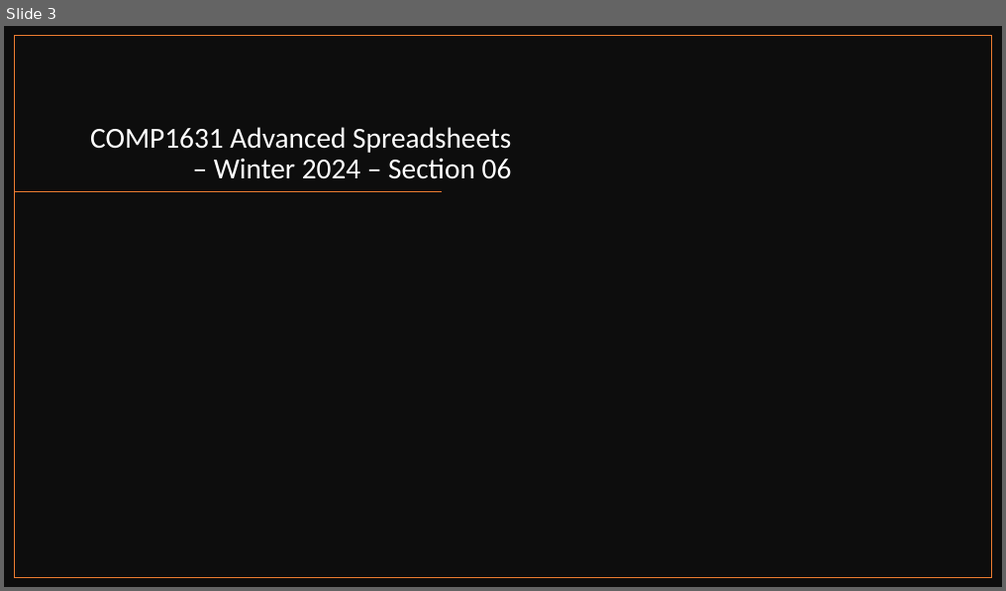
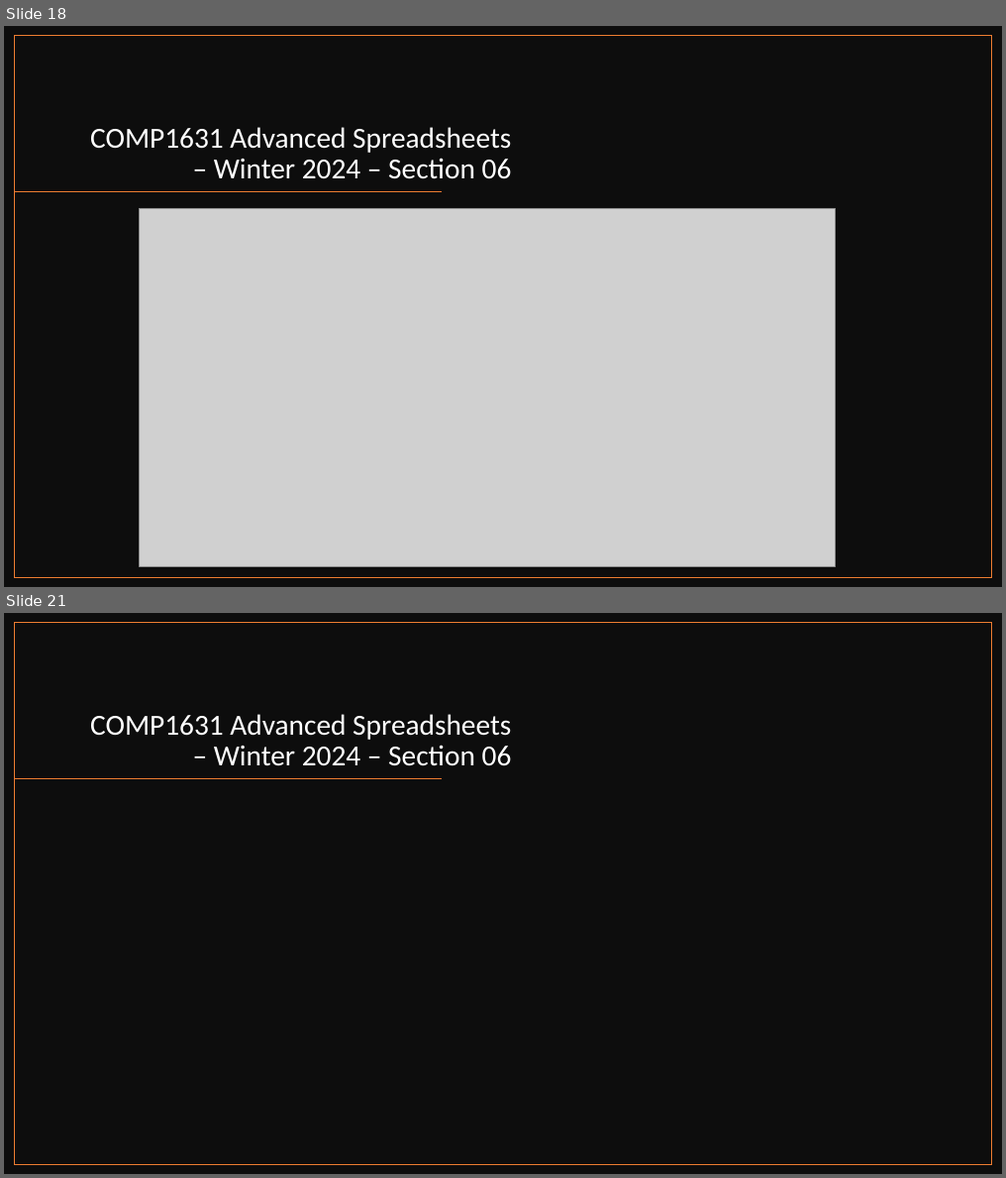
Before and after one commit to muktoakash/Teaching, a slide deck: COMP1631/Lecture_1.pptx. Shown one above the other, each under a label of ours: slide 3 before the commit, slides 18 and 21 after it; the slides between them are not shown. The pictures are 1006x591 and 1006x1178 pixels, drawn with LibreOffice and Linux fonts; fonts in the diff are those of the drawing; grey boxes stand for pictures. Boxes give left, top, right and bottom in pixels: in the first picture for what was removed or moved away, otherwise in the second. Text is boxed around its words. In the diff, an @@ line names an element or a change of style, - is before the commit and + after.

```diff
--- a/COMP1631/Lecture_1.pptx
+++ b/COMP1631/Lecture_1.pptx
@@ slide 18 added at <box>4,26,1002,587</box>, background #FFFFFF @@
@@ rectangle added at <box>4,26,1002,587</box>, fill #0D0D0D @@
@@ rectangle added at <box>15,36,992,578</box>, outline #ED7D31 1 pt @@
@@ title added at <box>90,127,512,179</box>, 28 pt, text #FFFFFF @@
+COMP1631 Advanced Spreadsheets – Winter 2024 – Section 06
@@ line added from (442, 192) to (15, 192), #ED7D31 1 pt @@
@@ picture added at <box>139,209,835,567</box> @@
@@ what was slide 3 is now slide 21 @@
```
Also in this commit, not shown: 18 other slides added, 2 other files.
